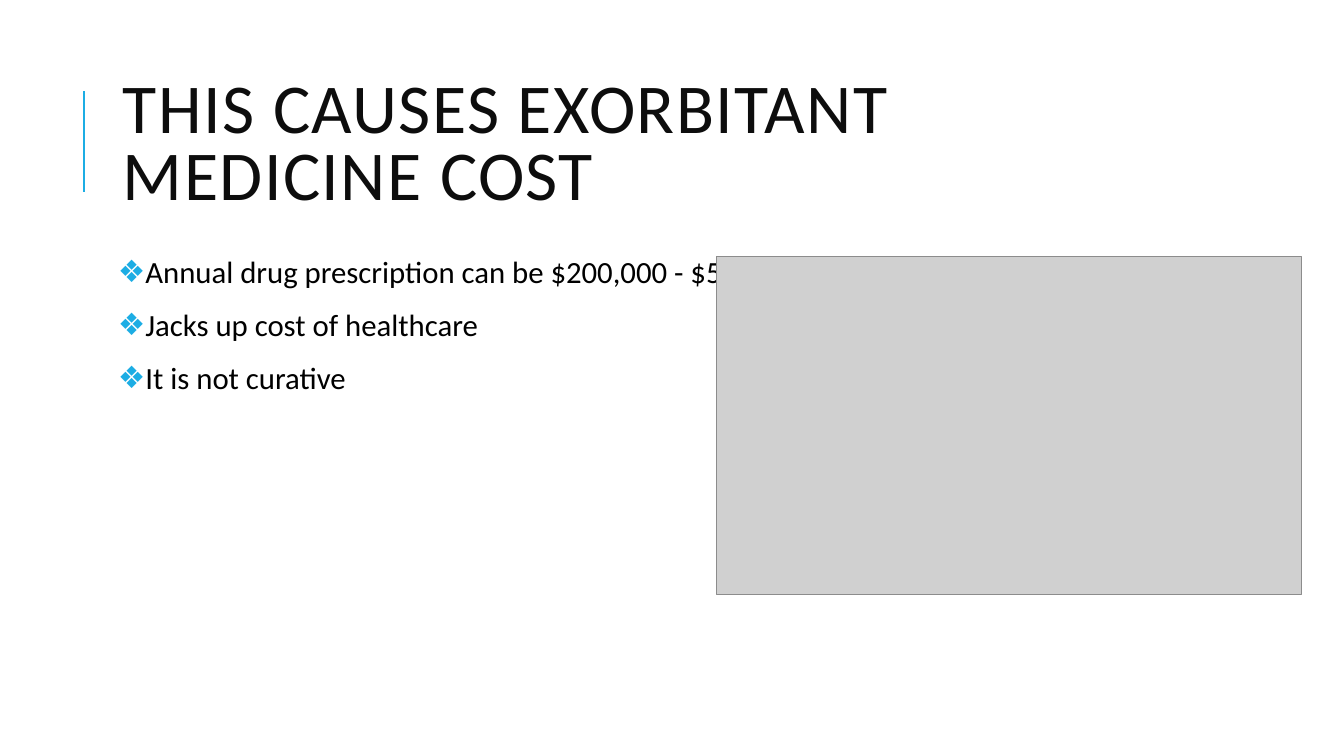
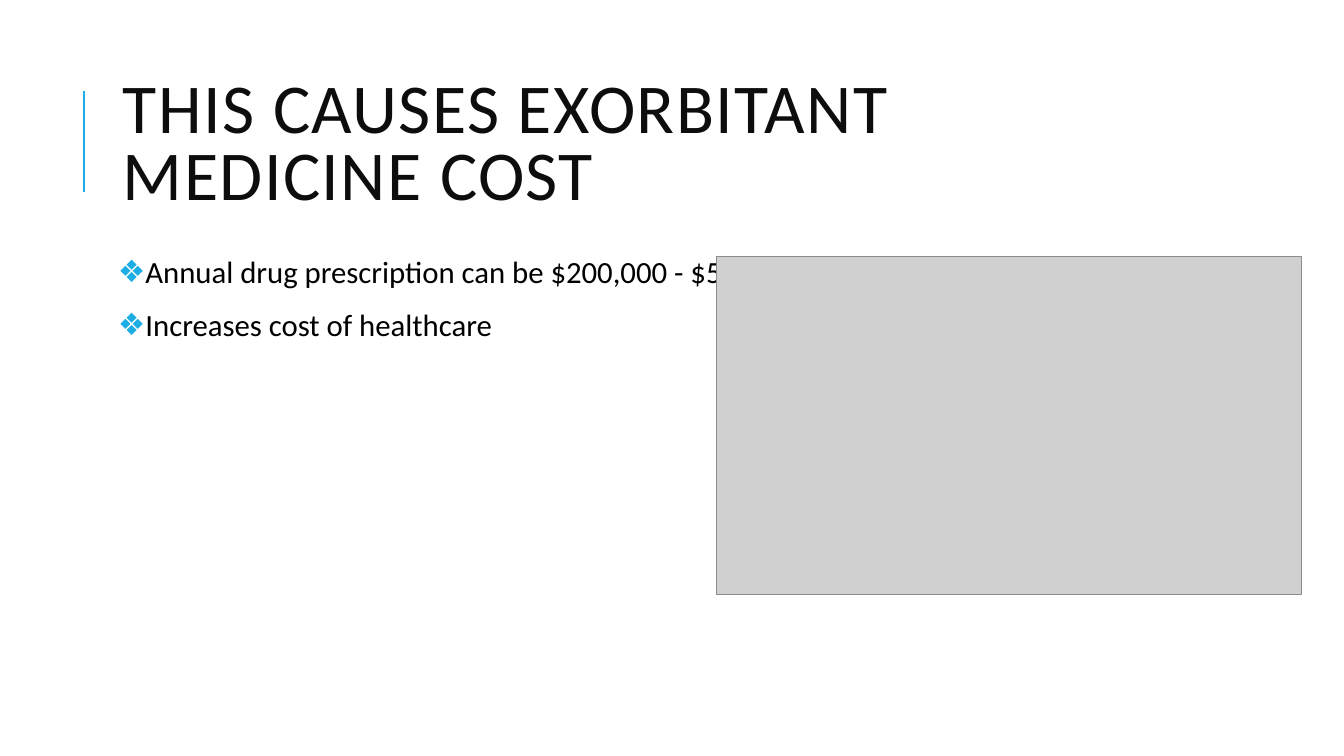
Before and after one commit to sigkarmoil/Clinical_Trial_Machine_Learning, a slide deck: slide 3 of Resources/Clinical Trial.pptx. Drawn at 1344x756 pixels with LibreOffice and Linux fonts; fonts in the diff are those of the drawing; grey boxes stand for pictures. Boxes give left, top, right and bottom in pixels: in the first picture for what was removed or moved away, otherwise in the second. Text is boxed around its words. In the diff, an @@ line names an element or a change of style, - is before the commit and + after.

```diff
--- a/Resources/Clinical Trial.pptx
+++ b/Resources/Clinical Trial.pptx
@@ text at [145, 314, 492, 337]: text changed @@
-❖ Jacks up cost of healthcare
-❖ It is not curative
+❖ Increases cost of healthcare
```
Also in this commit, not shown: 2 other slides changed, 5 slides added, 1 slide removed.
